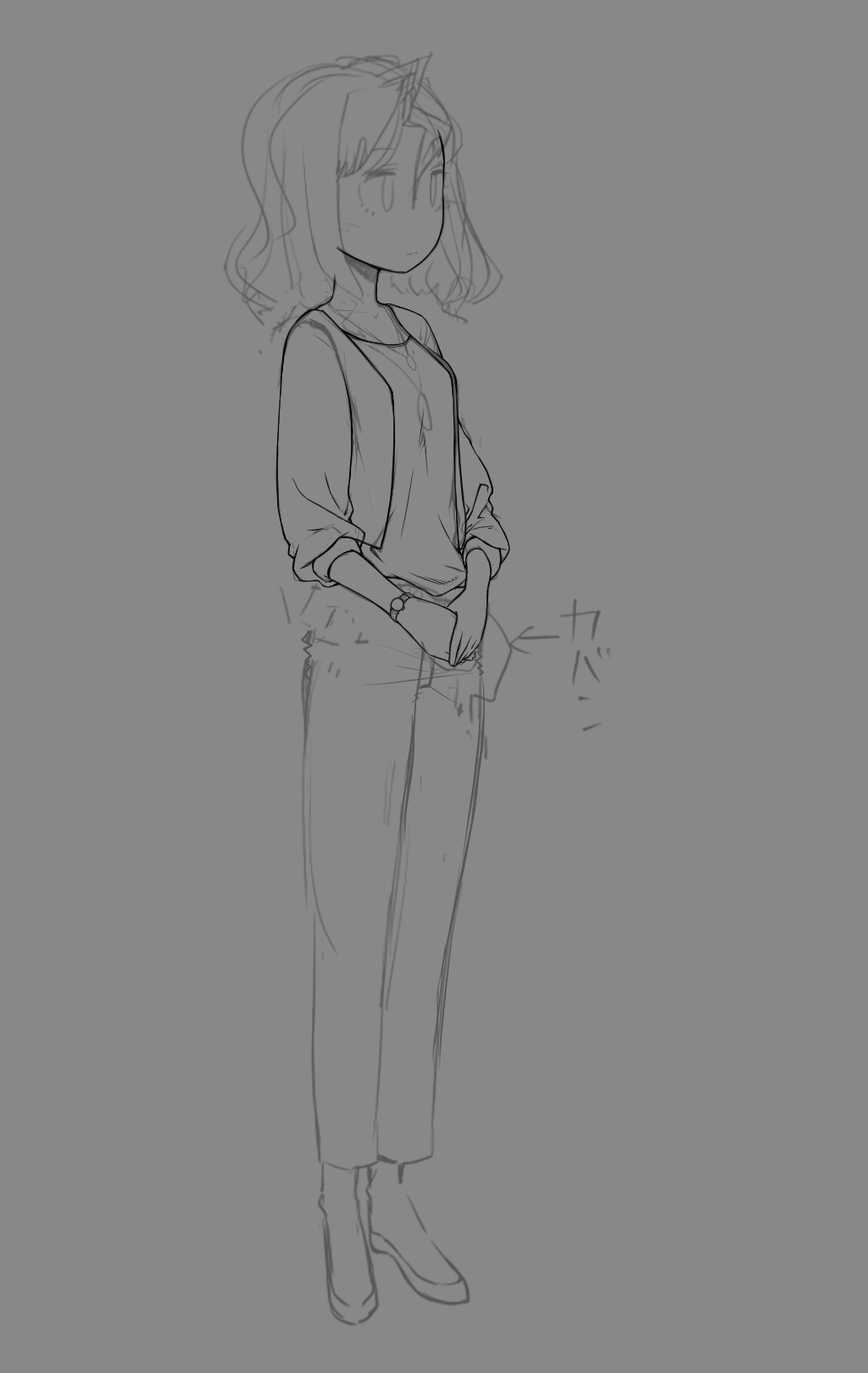
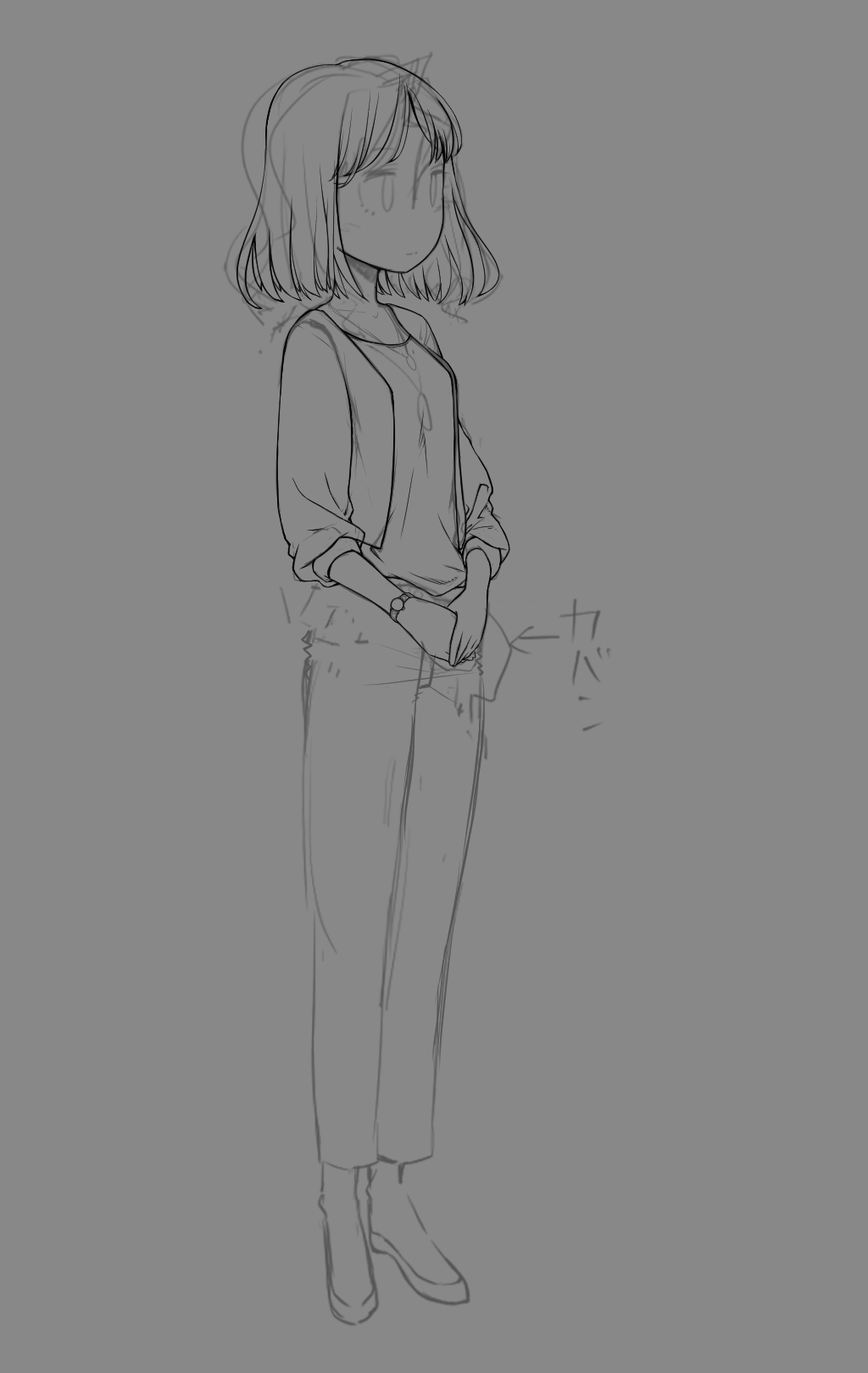
Revision of a layered 868×1373 image; what changed, layer by layer:
added layer "レイヤー 52" in group "hair" over [235, 56, 500, 311]
added layer "レイヤー 42" in group "hair" over [325, 56, 500, 308]
painted on "レイヤー 28" over [325, 56, 468, 217]
